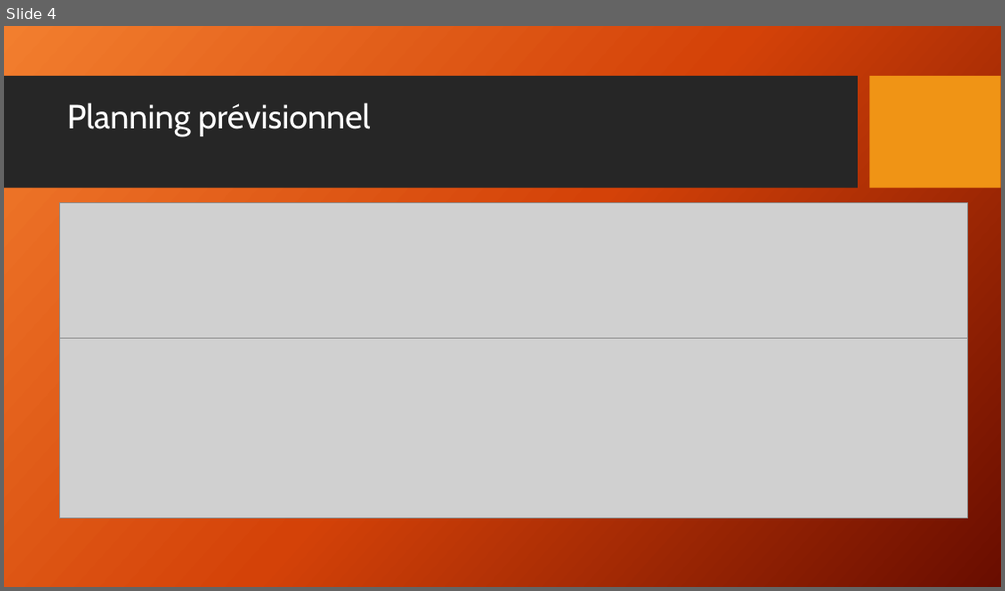
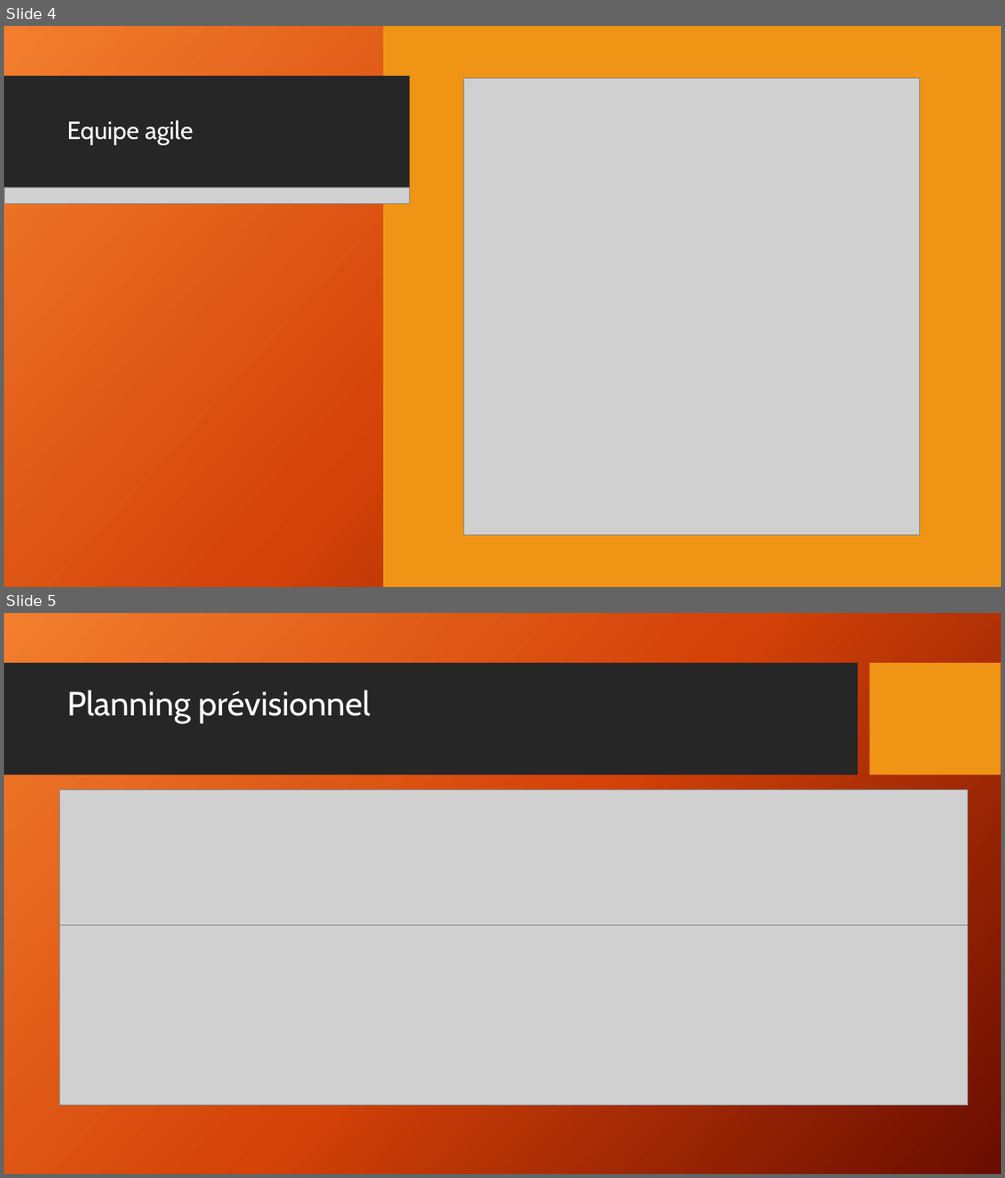
Before and after one commit to Chycrat/snir-co, a slide deck: LIVRABLE-1/Projet Madera.pptx. Shown one above the other, each under a label of ours: slide 4 before the commit, slides 4 and 5 after it. The pictures are 1005x591 and 1005x1178 pixels, drawn with LibreOffice and Linux fonts; fonts in the diff are those of the drawing; grey boxes stand for pictures; background and template pictures are left out. Boxes give left, top, right and bottom in pixels: in the first picture for what was removed or moved away, otherwise in the second. Text is boxed around its words. In the diff, an @@ line names an element or a change of style, - is before the commit and + after.

```diff
--- a/LIVRABLE-1/Projet Madera.pptx
+++ b/LIVRABLE-1/Projet Madera.pptx
@@ slide 4 added at [4, 26, 1001, 587], background picture (left out); not listed: 2 template elements that a slide beside it also shows @@
@@ rectangle added at [4, 26, 1001, 587], fill gradient #F18031 to #D54209 to #6A0D00 @@
@@ rectangle added at [383, 26, 1001, 587], fill #F09415 @@
@@ rectangle added at [4, 76, 409, 188], fill #262626 @@
@@ picture added at [464, 79, 920, 534] @@
@@ title added at [67, 120, 193, 145], 24 pt, text #FFFFFF @@
+Equipe agile
@@ picture added at [4, 187, 409, 203] @@
@@ what was slide 4 is now slide 5 @@
```
Also in this commit, not shown: 4 slides changed, 1 other slide added.
